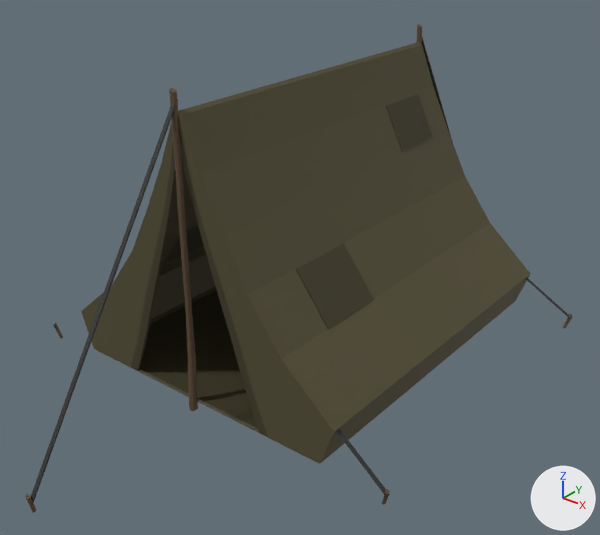
The glTF model assets/campaign/models/campaign_tent.glb, before and after one commit.
Rendered twice from a 50 mm camera at (2.61, -3.4, 2.51) aimed at (0.03, -0.18, 0.51). Every picture has the same lights, and +X, +Y and +Z are marked at lower right. The picture after the commit comes second.

Names of what the first picture shows: 'campaign_tent'.
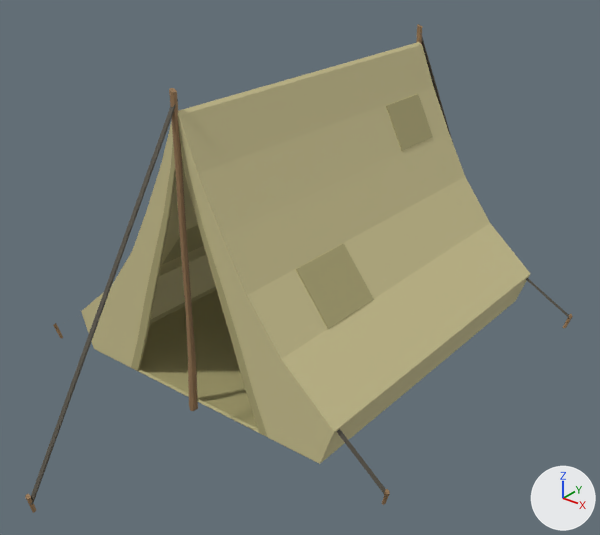
Where the change shows, as pixel boxes (x1, y1, x2, y2) in the pictures (600 x 535 px):
```json
{"object": "campaign_tent", "change": "recoloured", "before": [25, 24, 573, 513], "after": [25, 24, 573, 513], "on screen": "brown to beige"}
```

The change, as JSON lines over the scene's bpy script:
```json
{"op": "set", "path": "mat_lightgreen.base_color", "old": "(0.0852, 0.0734, 0.0319)", "new": "(0.62, 0.56, 0.29)", "note": "brown #524d32 -> beige #cec593"}
{"op": "set", "path": "mat_green_004.base_color", "old": "(0.0486, 0.0404, 0.0151)", "new": "(0.43, 0.39, 0.18)", "note": "brown #3e3921 -> beige #afa876"}
```
